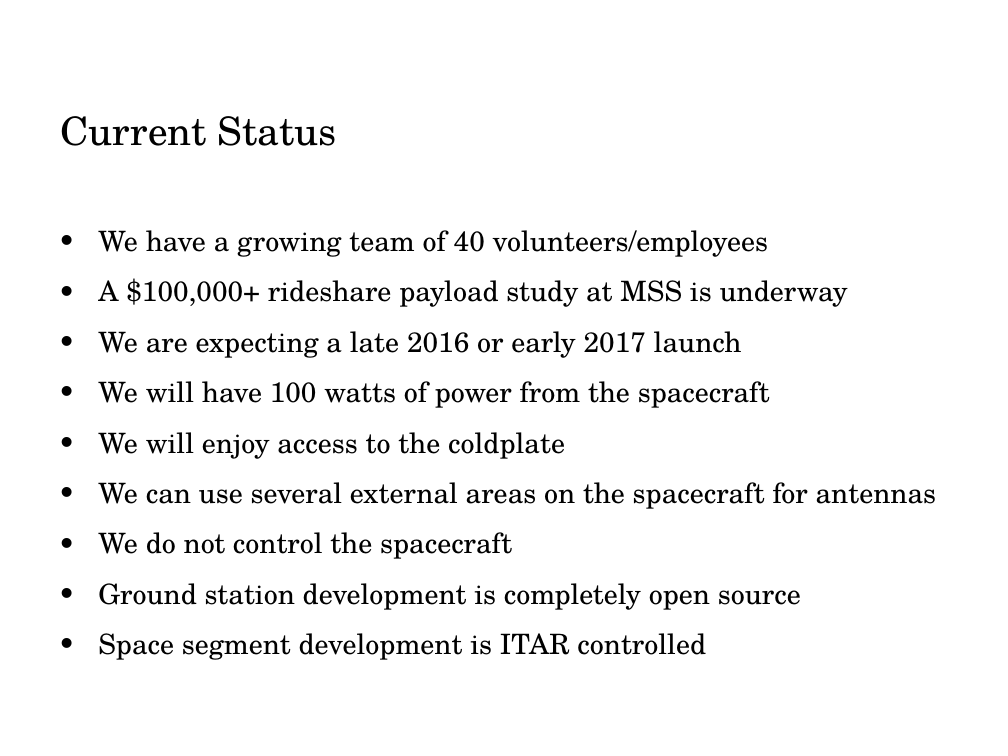
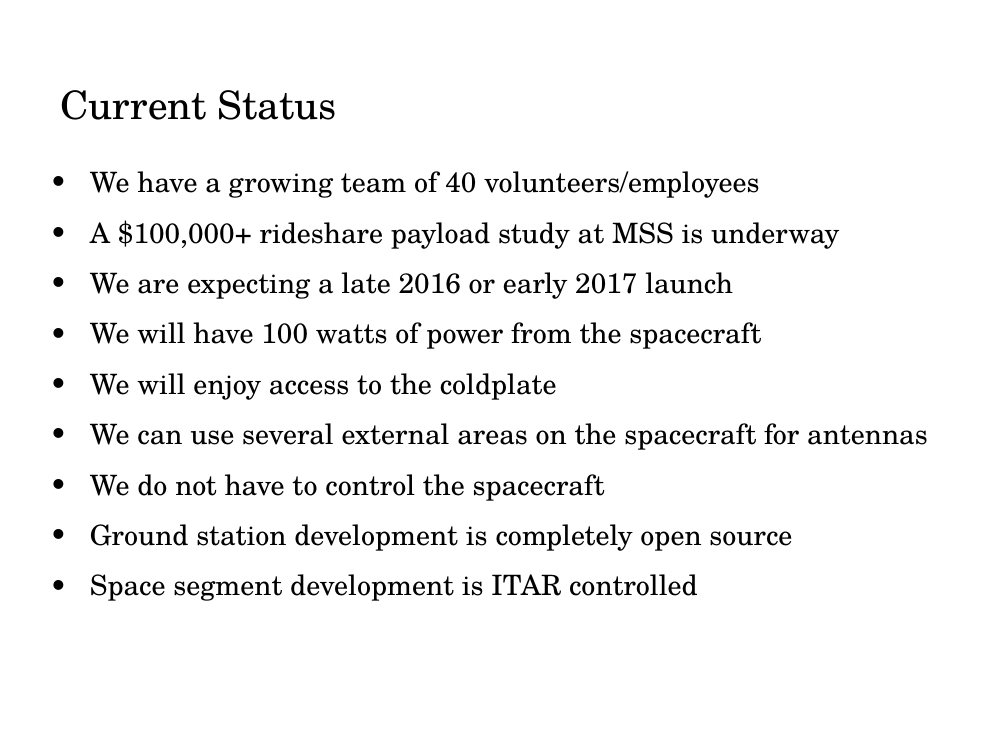
Before and after one commit to OpenResearchInstitute/documents, a slide deck: slide 10 of Papers_and_Presentations/PARC_4on4.pptx (slide 7 before the commit). Drawn at 1008x756 pixels with LibreOffice and Linux fonts; fonts in the diff are those of the drawing; background and template pictures are left out. Boxes give left, top, right and bottom in pixels: in the first picture for what was removed or moved away, otherwise in the second. Text is boxed around its words. In the diff, an @@ line names an element or a change of style, - is before the commit and + after.

```diff
--- a/Papers_and_Presentations/PARC_4on4.pptx
+++ b/Papers_and_Presentations/PARC_4on4.pptx
@@ title "Current Status": place and size @@
-title "Current Status" at (60, 116, 337, 146)
+title "Current Status" at (60, 90, 337, 120)
@@ text "We have a growing team ...": place and size @@
-text "We have a growing team ..." at (98, 230, 937, 660)
+text "We have a growing team ..." at (90, 171, 928, 601)
@@ text at (90, 474, 605, 501): text changed @@
-• We do not control the spacecraft
+• We do not have to control the spacecraft
```
Also in this commit, not shown: 1 other slide changed, 3 slides added.
